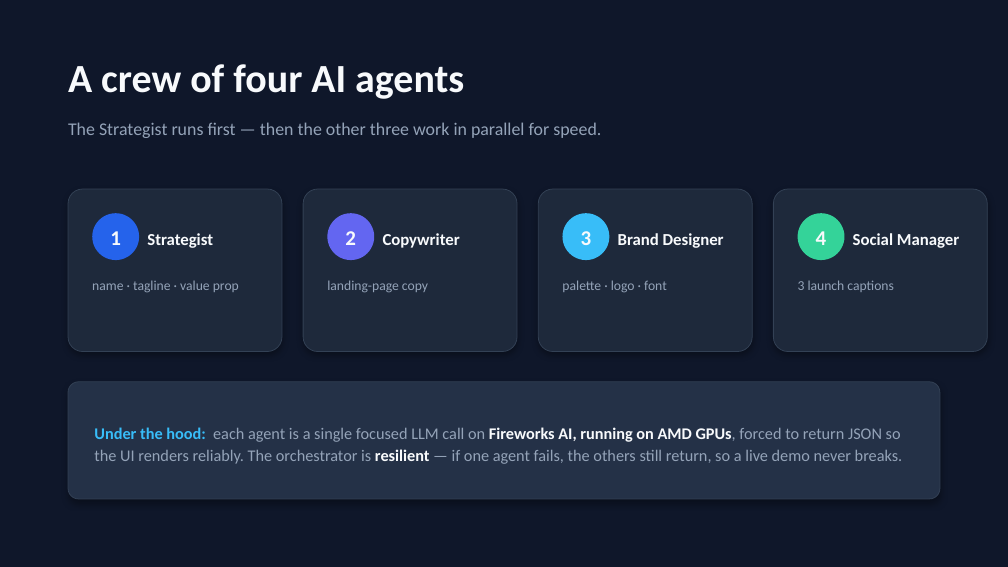
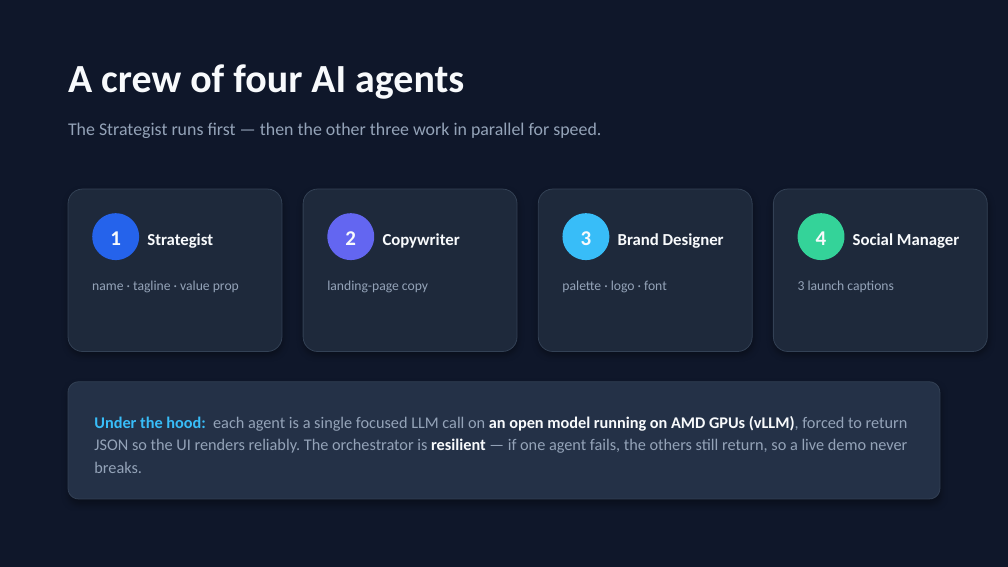
Before and after one commit to JeyanthBalaji/ai-launchpad, a slide deck: slide 4 of AI_Launchpad_Deck.pptx. Drawn at 1008x567 pixels with LibreOffice and Linux fonts; fonts in the diff are those of the drawing. Boxes give left, top, right and bottom in pixels: in the first picture for what was removed or moved away, otherwise in the second. Text is boxed around its words. In the diff, an @@ line names an element or a change of style, - is before the commit and + after.

```diff
--- a/AI_Launchpad_Deck.pptx
+++ b/AI_Launchpad_Deck.pptx
@@ text at (94,416,908,473): text changed @@
-Under the hood: each agent is a single focused LLM call on Fireworks AI, running on AMD GPUs, forced to return JSON so the UI renders reliably. The orchestrator is resilient — if one agent fails, the others still return, so a live demo never breaks.
+Under the hood: each agent is a single focused LLM call on an open model running on AMD GPUs (vLLM), forced to return JSON so the UI renders reliably. The orchestrator is resilient — if one agent fails, the others still return, so a live demo never breaks.
```
Also in this commit, not shown: 3 other slides changed, 1 slide added, 1 slide removed, 7 other files.
